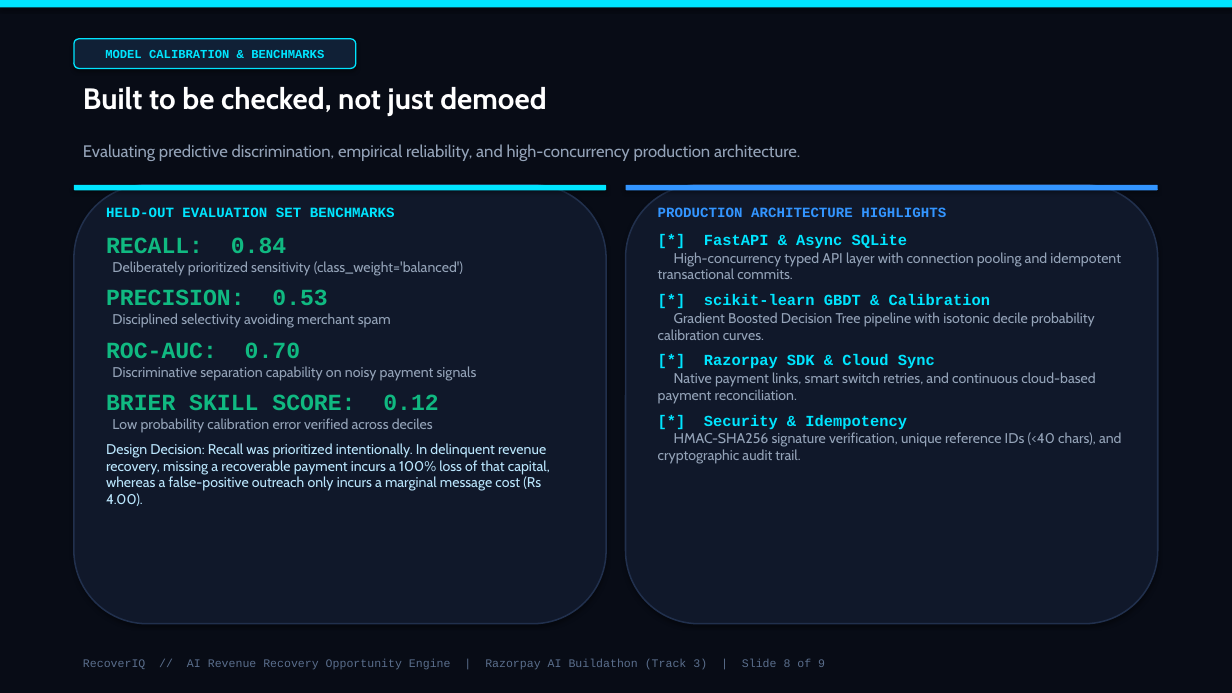
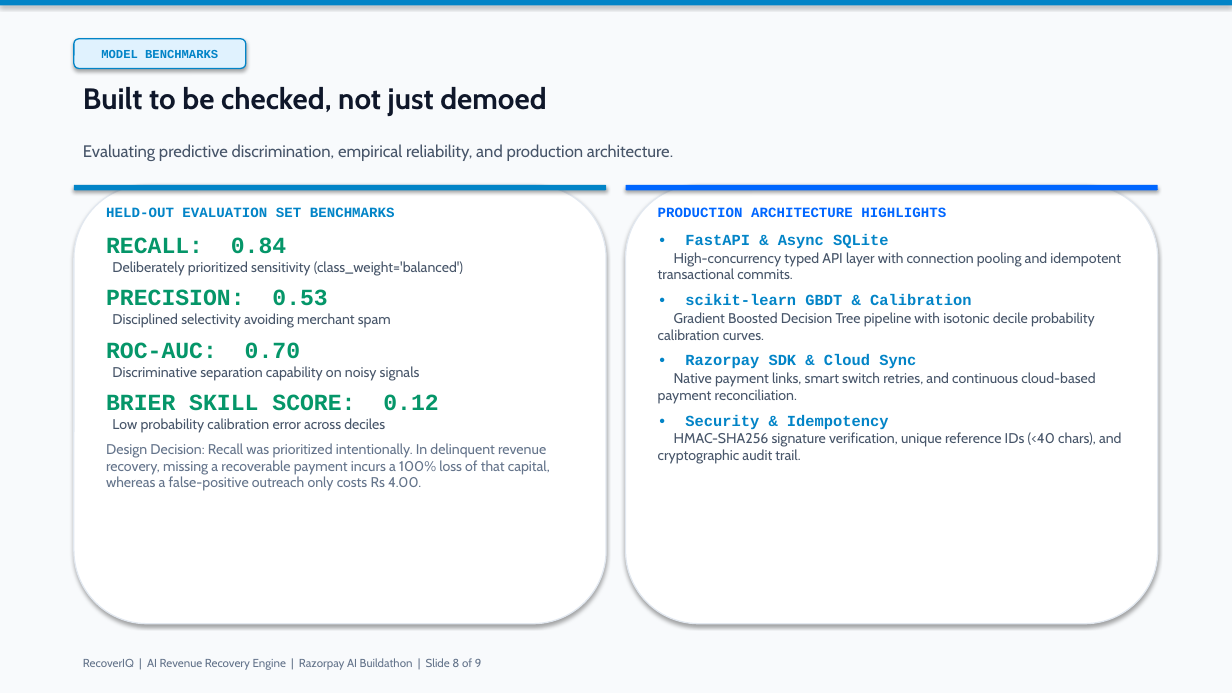
Before and after one commit to Yaswanthraju-Rallabandi/RecoverIQ-Intelligent-Revenue-Recovery-Platform, a slide deck: slide 8 of RecoverIQ_Razorpay_AI_Buildathon.pptx. Drawn at 1232x693 pixels with LibreOffice and Linux fonts; fonts in the diff are those of the drawing. Boxes give left, top, right and bottom in pixels: in the first picture for what was removed or moved away, otherwise in the second. Text is boxed around its words. In the diff, an @@ line names an element or a change of style, - is before the commit and + after.

Commit message:
style: convert presentation deck to professional corporate light theme

```diff
--- a/RecoverIQ_Razorpay_AI_Buildathon.pptx
+++ b/RecoverIQ_Razorpay_AI_Buildathon.pptx
@@ rectangle at (x1=0, y1=0, x2=1232, y2=693): fill #080C16 to #F8FAFC @@
@@ rectangle at (x1=0, y1=0, x2=1232, y2=6): fill #00E5FF to #0284C7 @@
@@ rounded rectangle "MODEL BENCHMARKS" resized from (x1=74, y1=39, x2=356, y2=68) to (x1=74, y1=39, x2=246, y2=68) @@
@@ rounded rectangle "MODEL BENCHMARKS" at (x1=74, y1=39, x2=246, y2=68): fill #102036 to #E0F2FE; outline #00E5FF 1 pt to #0284C7 1 pt @@
@@ text in rounded rectangle at (x1=101, y1=50, x2=218, y2=58): text changed; text colour #00E5FF to #0284C7 @@
-MODEL CALIBRATION & BENCHMARKS
+MODEL BENCHMARKS
@@ text "Built to be checked, not ..." at (x1=83, y1=87, x2=546, y2=116): text colour #FFFFFF to #0F172A @@
@@ text at (x1=83, y1=144, x2=673, y2=161): text changed; text colour #94A3B8 to #475569 @@
-Evaluating predictive discrimination, empirical reliability, and high-concurrency production architecture.
+Evaluating predictive discrimination, empirical reliability, and production architecture.
@@ rounded rectangle at (x1=74, y1=185, x2=606, y2=624): fill #10182A to #FFFFFF; outline #21304D 1.2 pt to #E2E8F0 1 pt @@
@@ rounded rectangle at (x1=74, y1=185, x2=606, y2=190): fill #00E5FF to #0284C7 @@
@@ text at (x1=106, y1=207, x2=463, y2=411): text colour #00E5FF to #0284C7 in "HELD-OUT EVALUATION SET BENCHMARKS"; text colour #10B981 to #059669 in "RECALL: 0.84", "PRECISION: 0.53", "ROC-AUC: 0.70", "BRIER SKILL SCORE: 0.12"; text colour #94A3B8 to #475569 in "Deliberately prioritized sensitivity (class_weight='balanced ...", "Disciplined selectivity avoiding merchant spam" @@
@@ rounded rectangle at (x1=626, y1=185, x2=1158, y2=624): fill #10182A to #FFFFFF; outline #21304D 1.2 pt to #E2E8F0 1 pt @@
@@ rounded rectangle at (x1=626, y1=185, x2=1158, y2=190): fill #3395FF to #0066FF @@
@@ text at (x1=658, y1=207, x2=1122, y2=464): text changed; text colour #00E5FF to #0284C7 @@
-[*] Razorpay SDK & Cloud Sync
+• Razorpay SDK & Cloud Sync
@@ text at (x1=658, y1=207, x2=1122, y2=464): text changed; text colour #00E5FF to #0284C7 @@
-[*] Security & Idempotency
+• Security & Idempotency
@@ text at (x1=658, y1=207, x2=1122, y2=464): text colour #3395FF to #0066FF in "PRODUCTION ARCHITECTURE HIGHLIGHTS"; text colour #94A3B8 to #475569 in "High-concurrency typed API layer with connection pooling ...", "Gradient Boosted Decision Tree pipeline with isotonic ...", "Native payment links, smart switch retries, and ...", "HMAC-SHA256 signature verification, unique reference IDs (<4 ..." @@
@@ text at (x1=685, y1=234, x2=888, y2=248): text changed; text colour #00E5FF to #0284C7 @@
-[*] FastAPI & Async SQLite
+• FastAPI & Async SQLite
@@ text at (x1=685, y1=294, x2=972, y2=305): text changed; text colour #00E5FF to #0284C7 @@
-[*] scikit-learn GBDT & Calibration
+• scikit-learn GBDT & Calibration
@@ text at (x1=112, y1=366, x2=420, y2=380): text changed; text colour #94A3B8 to #475569 @@
-Discriminative separation capability on noisy payment signals
+Discriminative separation capability on noisy signals
@@ text at (x1=106, y1=418, x2=550, y2=491): text changed; text colour #BAE6FD to #64748B @@
-Low probability calibration error verified across deciles
-Design Decision: Recall was prioritized intentionally. In delinquent revenue recovery, missing a recoverable payment incurs a 100% loss of that capital, whereas a false-positive outreach only incurs a marginal message cost (Rs 4.00).
+Low probability calibration error across deciles
+Design Decision: Recall was prioritized intentionally. In delinquent revenue recovery, missing a recoverable payment incurs a 100% loss of that capital, whereas a false-positive outreach only costs Rs 4.00.
@@ text at (x1=83, y1=658, x2=482, y2=670): text changed; font Courier New to Cabin; text colour #5A6E8C to #64748B @@
-RecoverIQ // AI Revenue Recovery Opportunity Engine | Razorpay AI Buildathon (Track 3) | Slide 8 of 9
+RecoverIQ | AI Revenue Recovery Engine | Razorpay AI Buildathon | Slide 8 of 9
```
Also in this commit, not shown: 8 other slides changed, 1 other file.
